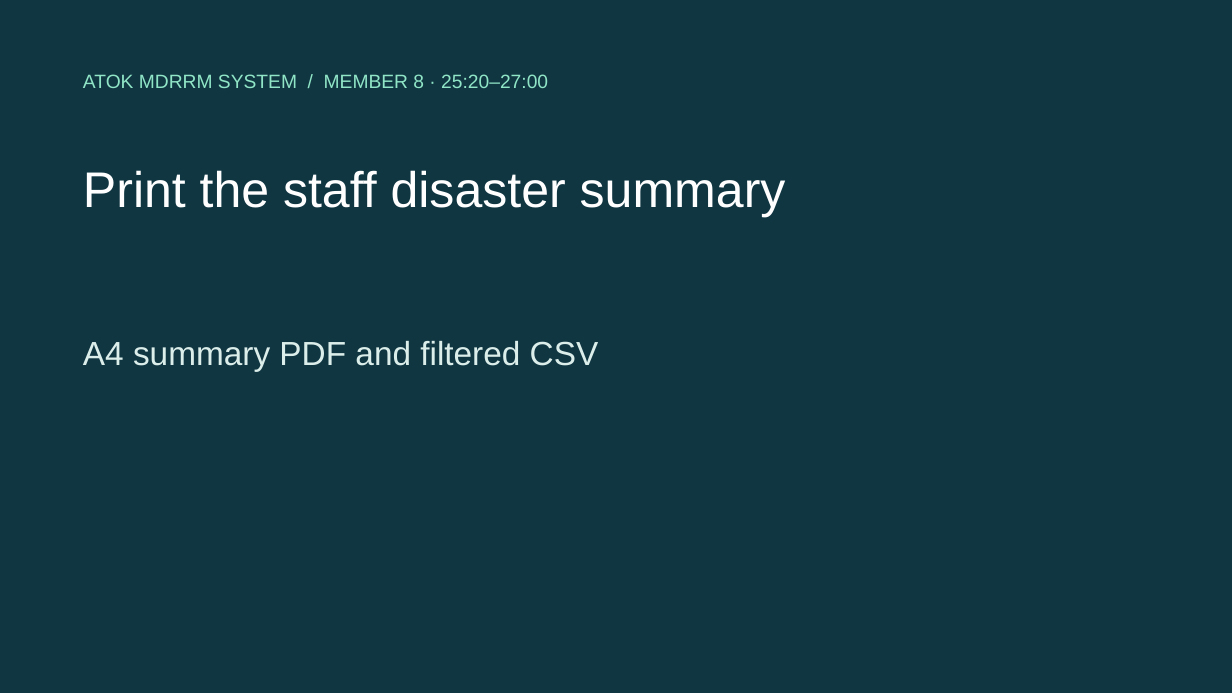
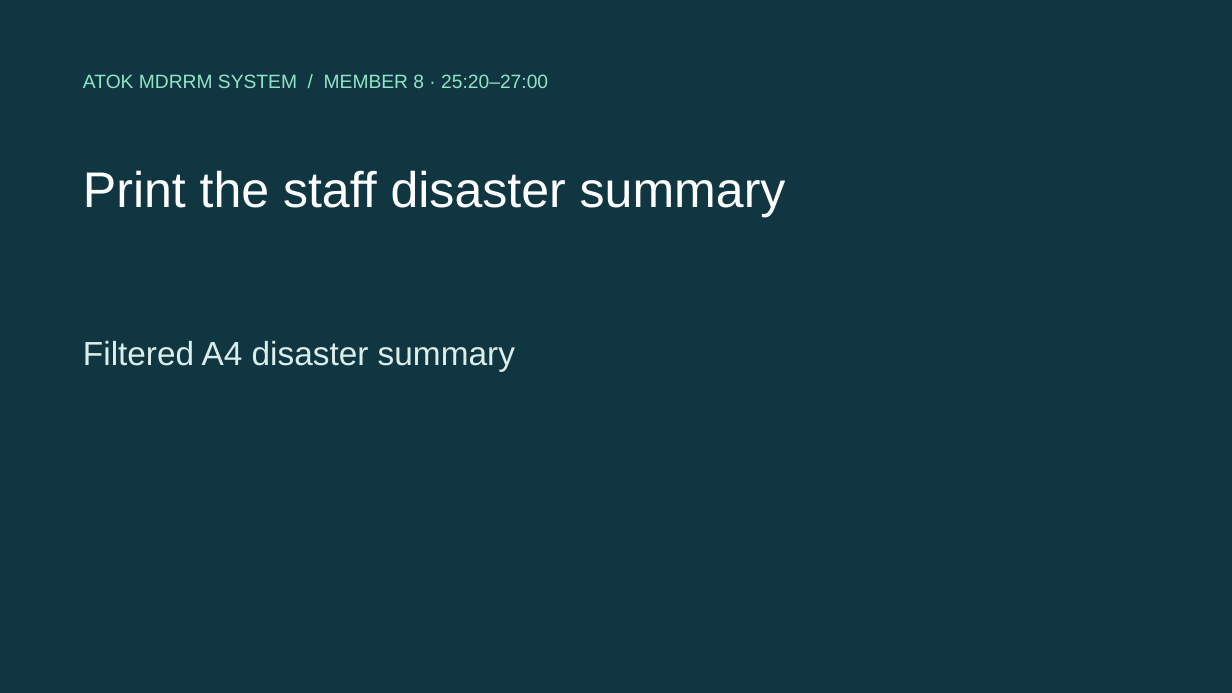
Before and after one commit to macJil/atok-mdrrm-system, a slide deck: slide 12 of submission/Atok-MDRRM.pptx. Drawn at 1232x693 pixels with LibreOffice and Linux fonts; fonts in the diff are those of the drawing. Boxes give left, top, right and bottom in pixels: in the first picture for what was removed or moved away, otherwise in the second. Text is boxed around its words. In the diff, an @@ line names an element or a change of style, - is before the commit and + after.

```diff
--- a/submission/Atok-MDRRM.pptx
+++ b/submission/Atok-MDRRM.pptx
@@ text at bbox=[83, 341, 515, 372]: text changed @@
-A4 summary PDF and filtered CSV
+Filtered A4 disaster summary
```
Also in this commit, not shown: 3 other files.
